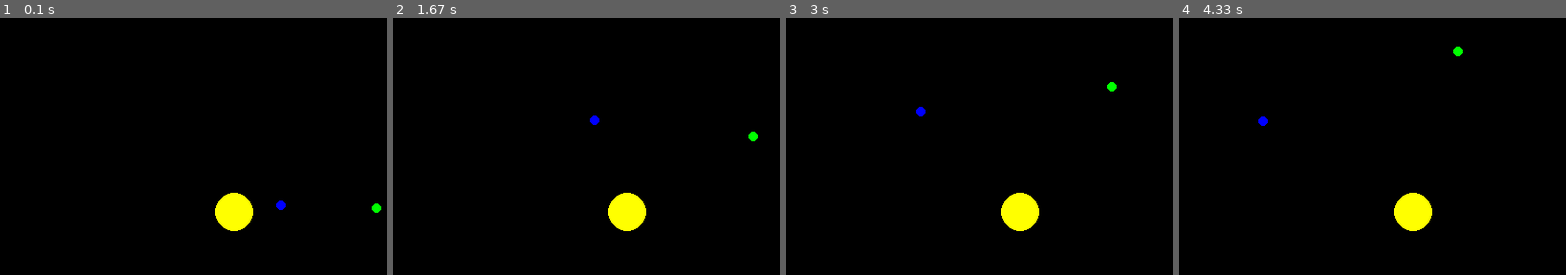
Above: before the commit, frames 1-4 (left to right).
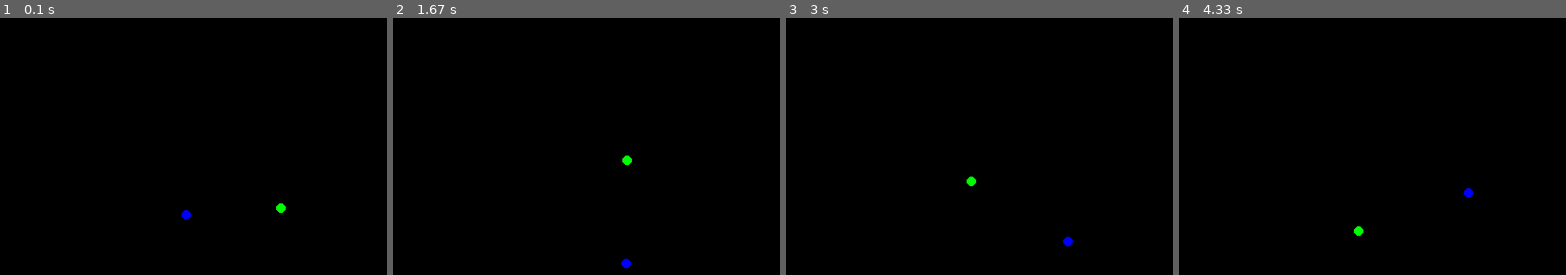
Above: after the commit, the same moments.

Repository: cdfricke/PyGame
Game: pygame game, started from twobody.py
Same seed, same stepped clock (60 frames per second), same inputs: the game is played once before the commit and once after it.
Inputs:
- Up to frame 1 (0.1 s): no input
- Up to frame 2 (1.67 s): no input
- Up to frame 3 (3 s): no input
- Up to frame 4 (4.33 s): no input

The runs differ from the first frame. In frame 1, 1.4% of the frame differs, in the area x 46-99%, y 68-83%; in frame 2, 1.4%, in the area x 50-95%, y 37-98%; in frame 3, 1.4%; in frame 4, 1.4%.

Commit message:
binary object orbit

Diff:
--- a/three_body.py
+++ b/twobody.py
@@ -1,4 +1,4 @@
-# File: three_body.py
+# File: twobody.py
 # Programmer: Connor Fricke (cd.fricke23@gmail.com)
 # Last Revision:
 #   29-FEB-2024 --> Created, v1
@@ -16,6 +16,7 @@
 dt = 0          # for framerate independent physics
 GRAV = 50.0     # gravitational constant, increasing this increases "strength" of gravity
 inFront = True  # to decide which object to draw "on top"
+merged = False
 frame = 0       # to keep track of frame number
 
 # ***** VECTORS AND REFERENCE POINTS *****
@@ -43,44 +44,29 @@
     def draw(self):
         pygame.draw.circle(surface=screen, color=self.COLOR, center=self.position, radius=self.RADIUS)
 
-    # TODO: FIX THIS FUNCTION AND USE IT TO CALCULATE ACCELERATION
     def getAccel(self, accelerator):
         rVec = accelerator.position - self.position
         r = rVec.magnitude()
         aVec = ((GRAV * accelerator.MASS) / (r*r*r)) * rVec
         return aVec
 
-    def update(self, deltaTime, acceleratorArray):
-        for accelerator in acceleratorArray:
-            # update acceleration, velocity, and position
-            self.acceleration = self.getAccel(accelerator)
-            self.velocity += self.acceleration
-            self.position += self.velocity * deltaTime
+    def update(self, deltaTime, accelerator):
+        # update acceleration, velocity, and position
+        self.acceleration = self.getAccel(accelerator)
+        self.velocity += self.acceleration
+        self.position += self.velocity * deltaTime
 
 
 # ***** INITIAL CONDITIONS *****
-STARTVEL = -(100*yhat)
-STARTPOS = center + (50*xhat)
-
 # orbitor1 object
-orbitor1 = Object(mass=1.0, color="blue", radius=5.0)
-orbitor1.position = STARTPOS
-orbitor1.velocity = STARTVEL
+orbitor1 = Object(mass=150.0, color="blue", radius=5.0)
+orbitor1.position = center - (50*xhat)
+orbitor1.velocity = (50*yhat)
 
 # orbitor2 object
-orbitor2 = Object(mass=1.0, color="green", radius=5.0)
-orbitor2.position = STARTPOS + (100*xhat)
-orbitor2.velocity = 0.5*STARTVEL
-
-# sun object, default position and velocity (centered, zero)
-sun = Object(mass=100.0, color="yellow",radius=20.0)
-
-# store objects into an array
-objArray = []
-objArray.append(orbitor1)
-objArray.append(orbitor2)
-
-sunArray = [sun]
+orbitor2 = Object(mass=150.0, color="green", radius=5.0)
+orbitor2.position = center + (50*xhat)
+orbitor2.velocity = -(50*yhat)
 
 # ***** GAME LOOP *****
 while running:
@@ -93,10 +79,23 @@
     screen.fill("black")
 
     # *** RENDER THE GAME HERE ***
-    sun.draw()
-    for obj in objArray:
-        obj.draw()
-        obj.update(dt, sunArray)
+    if ( (orbitor1.position - orbitor2.position).magnitude() < orbitor1.RADIUS ):
+        merged = True
+        mergedObj = Object(mass=2*orbitor1.MASS, radius=orbitor1.RADIUS*1.44, color="white")
+        mergedObj.position = orbitor1.position
+        mergedObj.velocity = zero
+
+    if (not merged):
+        orbitor1.draw()
+        orbitor2.draw()
+        orbitor1.update(dt, orbitor2)
+        orbitor2.update(dt, orbitor1)
+    else:
+        mergedObj.draw()
+
+
+
+
 
     # IF NECESSARY, reverse direction at edges
     #if ( (orbitor1.position.y - orbitor1.RADIUS) < 0 or (orbitor1.position.y + orbitor1.RADIUS) > screen.get_height()):
Renamed: single_orbit.py -> orbit.py
Not shown, changed: build.ps1
